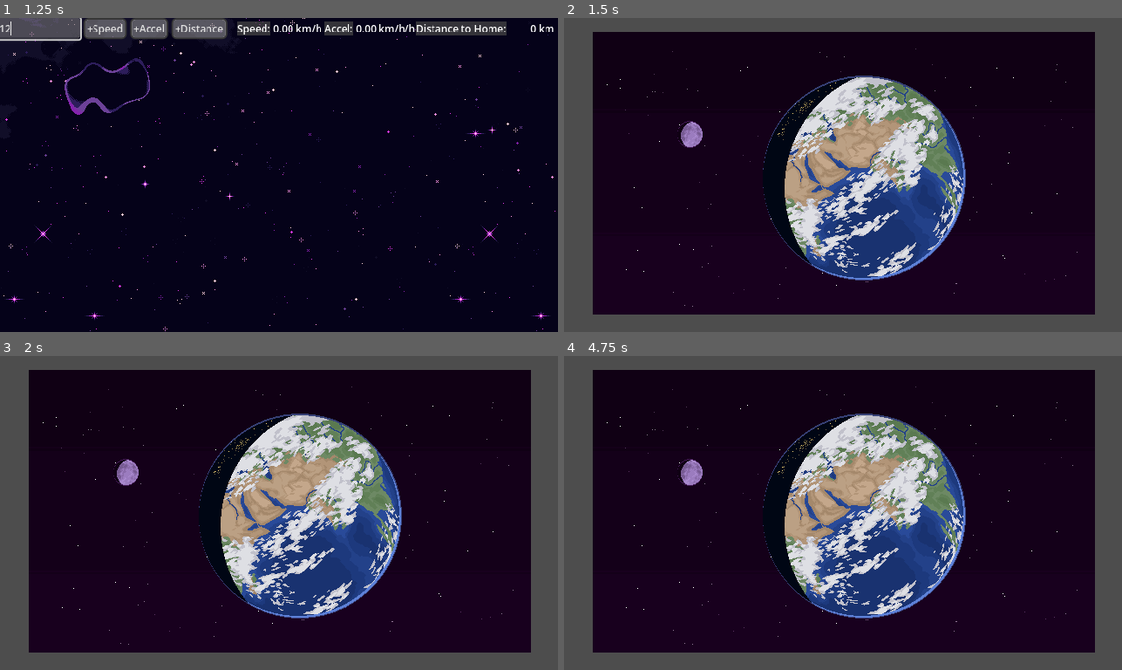
Above: before the commit, frames 1-4 (two rows, left to right).
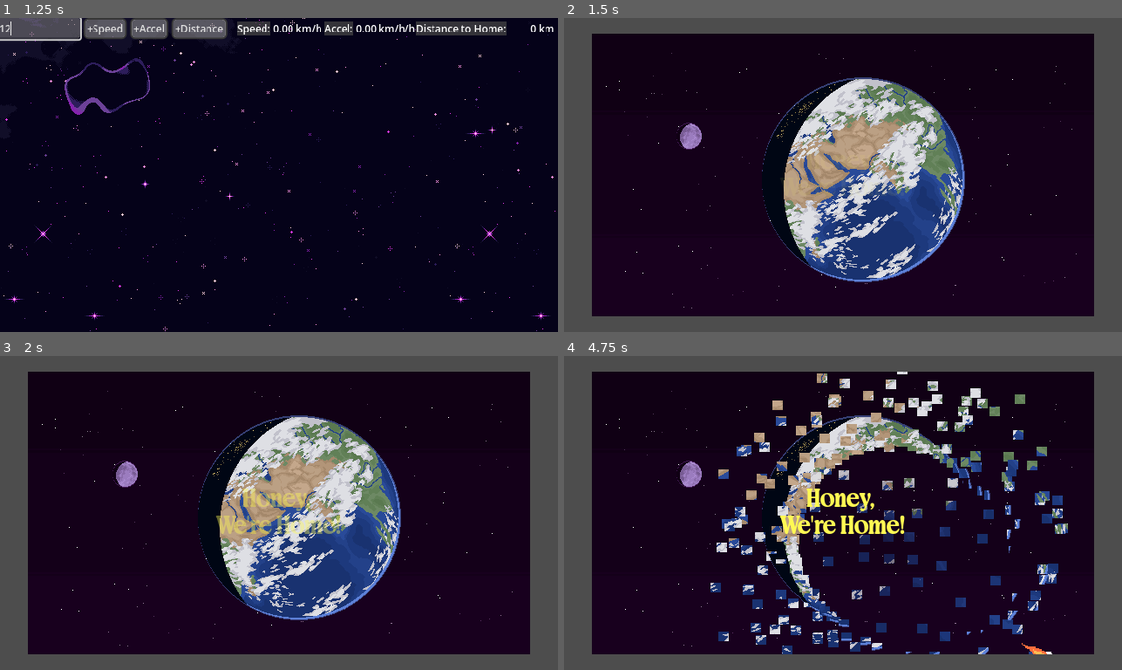
Above: after the commit, the same moments.

Repository: clarkm25/GMTK2026_StudioDiverge
Game: Godot game, scene res://game/Main.tscn
Same seed, same stepped clock (60 frames per second), same inputs: the game is played once before the commit and once after it.
Inputs (mouse positions are in pixels of both pictures, inside the frame that each line leads up to):
- Up to frame 1 (1.25 s): click (39, 27) at 0.52 s; type "12" at 0.6 s
- Up to frame 2 (1.5 s): click "+Speed" at 1.25 s
- Up to frame 3 (2 s): no input
- Up to frame 4 (4.75 s): hold D (move_right) 2.03-2.78 s; hold S (move_down) 2.78-3.53 s; tap Enter at 3.5 s; hold D (move_right) 3.53-4.28 s; tap Space at 4.25 s; hold W (move_up) from 4.28 s (still down)

Frame 1 is identical in both runs. In frame 2, 6.8% of the frame differs, in the area x 5-96%, y 4-95%; in frame 3, 7.5%; in frame 4, 23%.

Commit message:
Game end fixes
Scene was reloading every frame, needed to add a boolean flag to say "we've finished the game"

Diff:
--- a/assets/earth_blowup/earth_blowup.gd
+++ b/assets/earth_blowup/earth_blowup.gd
@@ -1,4 +1,8 @@
 extends AnimatedSprite2D
 
+@onready var honey_label = %HoneyWeAreHome
+
+@export var num_sec_fade := 1.5
 func _ready():
-	self.play()
+	var tween = create_tween()
+	tween.tween_property(honey_label, "modulate:a", 1, num_sec_fade)
--- a/assets/earth_blowup/earth_blowup.tscn
+++ b/assets/earth_blowup/earth_blowup.tscn
@@ -33,6 +33,7 @@
 [ext_resource type="Texture2D" uid="uid://bollhnpi648qi" path="res://assets/earth_blowup/earth_blowup31.png" id="31_b7ao4"]
 [ext_resource type="Texture2D" uid="uid://chpqeg3y11q2n" path="res://assets/earth_blowup/earth_blowup32.png" id="32_nujw5"]
 [ext_resource type="Script" uid="uid://cqt3ix6x5dvru" path="res://assets/earth_blowup/earth_blowup.gd" id="33_5cbmj"]
+[ext_resource type="FontFile" uid="uid://ceko61c2rt4xi" path="res://assets/fonts/bringbold_nineties/Bringbold Nineties Demo.ttf" id="34_ds36x"]
 
 [sub_resource type="SpriteFrames" id="SpriteFrames_821mi"]
 animations = [{
@@ -138,11 +139,35 @@
 "speed": 12.0
 }]
 
-[node name="EarthBlowup" type="AnimatedSprite2D" unique_id=1146248922]
-position = Vector2(33, 16)
+[node name="EarthBlowup" type="Node2D" unique_id=1510522616]
+process_mode = 3
+
+[node name="EarthBlowup" type="AnimatedSprite2D" parent="." unique_id=1146248922]
 sprite_frames = SubResource("SpriteFrames_821mi")
 autoplay = "default"
 frame = 31
 frame_progress = 1.0
-offset = Vector2(288, 162)
+offset = Vector2(320, 180)
 script = ExtResource("33_5cbmj")
+
+[node name="HoneyWeAreHome" type="Label" parent="EarthBlowup" unique_id=556974679]
+unique_name_in_owner = true
+modulate = Color(1, 1, 1, 0)
+anchors_preset = 8
+anchor_left = 0.5
+anchor_top = 0.5
+anchor_right = 0.5
+anchor_bottom = 0.5
+offset_left = -42.0
+offset_top = -11.5
+offset_right = 106.0
+offset_bottom = 47.5
+grow_horizontal = 2
+grow_vertical = 2
+theme_override_colors/font_color = Color(1, 0.9764706, 0.3254902, 1)
+theme_override_fonts/font = ExtResource("34_ds36x")
+theme_override_font_sizes/font_size = 30
+text = "Honey,
+We're Home!"
+horizontal_alignment = 1
+vertical_alignment = 1
--- a/game/Game.gd
+++ b/game/Game.gd
@@ -10,6 +10,7 @@
 		ship_integrity = clamp(value, 0, 1)
 
 var home_distance : float
+var ship_home : bool = false
 
 @export_category("Starting Configuration")
 @export var starting_distance : int
@@ -24,5 +25,6 @@
 func _physics_process(delta):
 	ship_speed += ship_accel*delta
 	home_distance = clamp(home_distance - (ship_speed * delta), -1, 1000000000000)
-	if home_distance <= -1:
+	if home_distance <= -1 and !ship_home:
 		get_tree().change_scene_to_file("res://assets/earth_blowup/earth_blowup.tscn")
+		ship_home = true
--- a/project.godot
+++ b/project.godot
@@ -15,12 +15,13 @@
 config/features=PackedStringArray("4.8", "Forward Plus")
 config/icon="res://icon.svg"
 
+[audio]
+
+buses/default_bus_layout="uid://chie0scfx8klg"
+
 [autoload]
 
 Game="*uid://drxjgs2lbrl1e"
-[audio]
-
-buses/default_bus_layout="uid://chie0scfx8klg"
 
 [display]
 
Binary file changed: assets/earth_blowup/earth_blowup14.png
Binary file changed: assets/earth_blowup/earth_blowup15.png
Binary file changed: assets/earth_blowup/earth_blowup16.png
Binary file changed: assets/earth_blowup/earth_blowup17.png
Binary file added: assets/fonts/aroma_vintage/AromaVintage-Regular.otf
Not shown, added: assets/fonts/aroma_vintage/AromaVintage-Regular.otf.import
Binary file added: assets/fonts/aroma_vintage/AromaVintage-Regular.ttf
Not shown, added: assets/fonts/aroma_vintage/AromaVintage-Regular.ttf.import
Binary file added: assets/fonts/bringbold_nineties/Bringbold Nineties Demo.otf
Not shown, added: assets/fonts/bringbold_nineties/Bringbold Nineties Demo.otf.import
Binary file added: assets/fonts/bringbold_nineties/Bringbold Nineties Demo.ttf
Not shown, added: assets/fonts/bringbold_nineties/Bringbold Nineties Demo.ttf.import
(and 1 more such lines)
